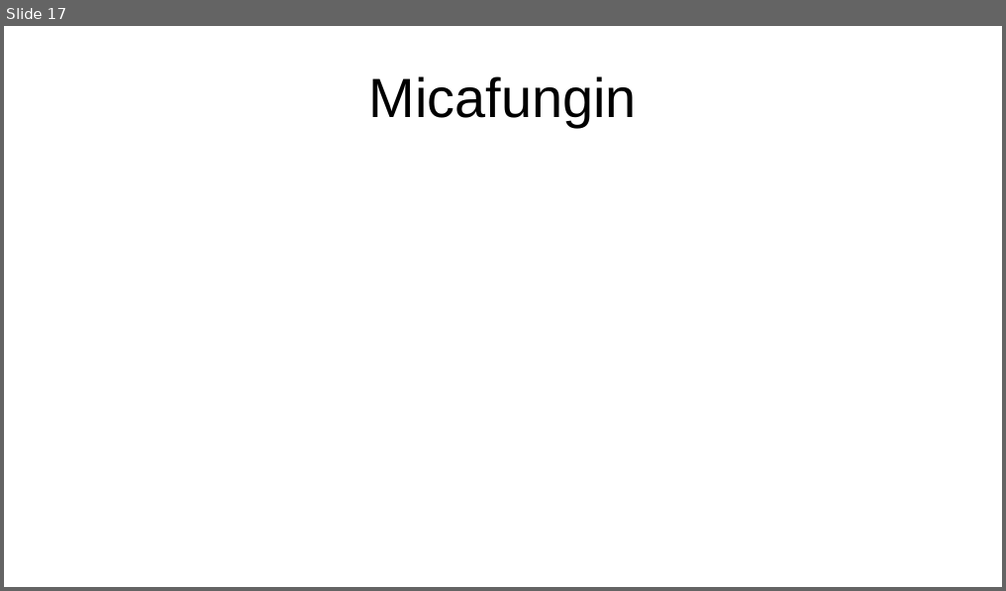
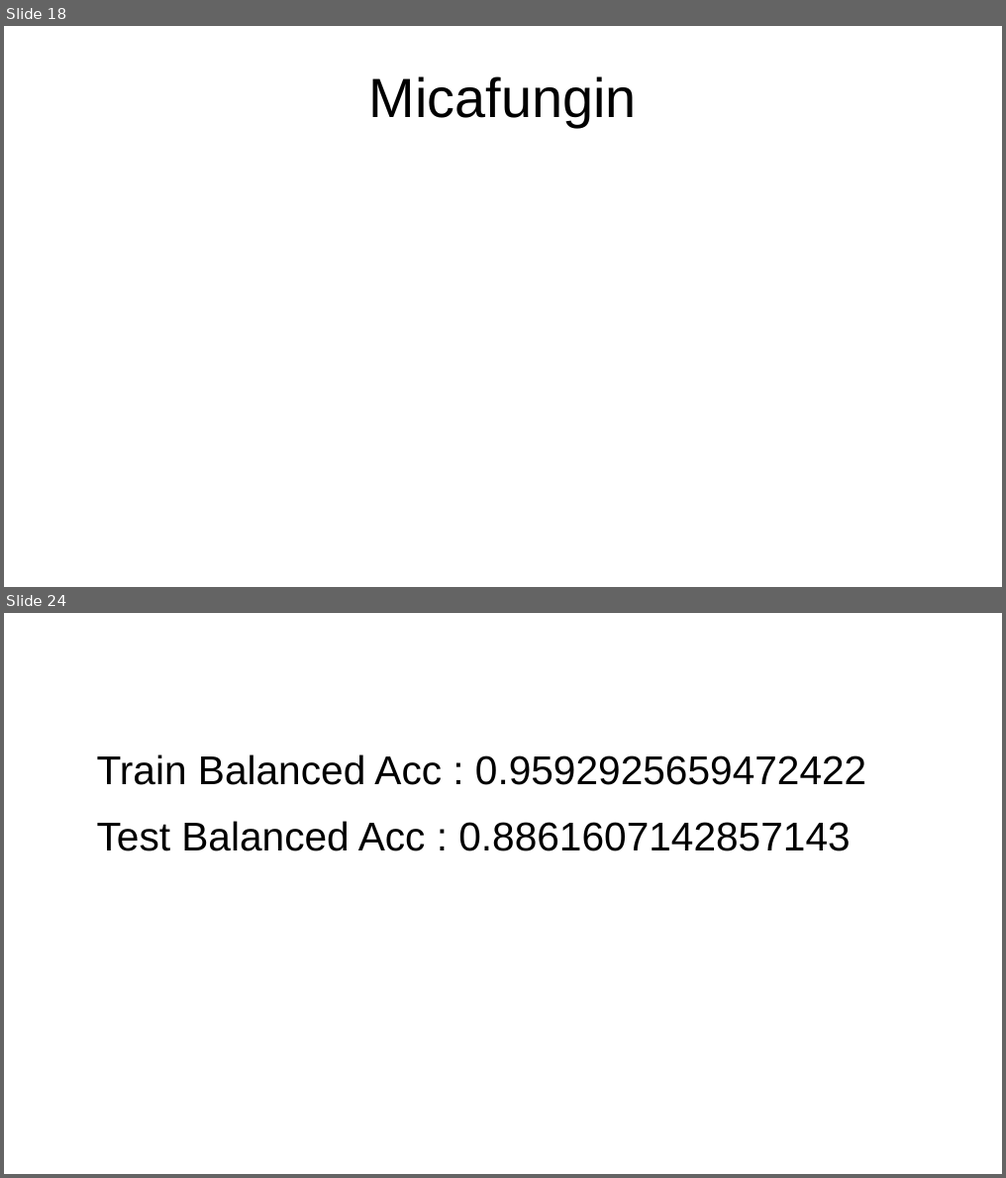
Before and after one commit to MathieuGig/Predict_Resistance_FKS1_GigM, a slide deck: Hyperparams_hunt.odp. Shown one above the other, each under a label of ours: slide 17 before the commit, slides 18 and 24 after it; the slides between them are not shown. The pictures are 1006x591 and 1006x1178 pixels, drawn with LibreOffice and Linux fonts; fonts in the diff are those of the drawing. Boxes give left, top, right and bottom in pixels: in the first picture for what was removed or moved away, otherwise in the second. Text is boxed around its words. In the diff, an @@ line names an element or a change of style, - is before the commit and + after.

```diff
--- a/Hyperparams_hunt.odp
+++ b/Hyperparams_hunt.odp
@@ slide 24 added at [4, 613, 1002, 1174], background #FFFFFF @@
@@ text added at [97, 755, 866, 852], 32 pt, text #000000 @@
+Train Balanced Acc : 0.9592925659472422
+Test Balanced Acc : 0.8861607142857143
@@ what was slide 17 is now slide 18 @@
```
Also in this commit, not shown: 7 slides changed, 15 other slides added, 12 slides removed, 16 other files.
